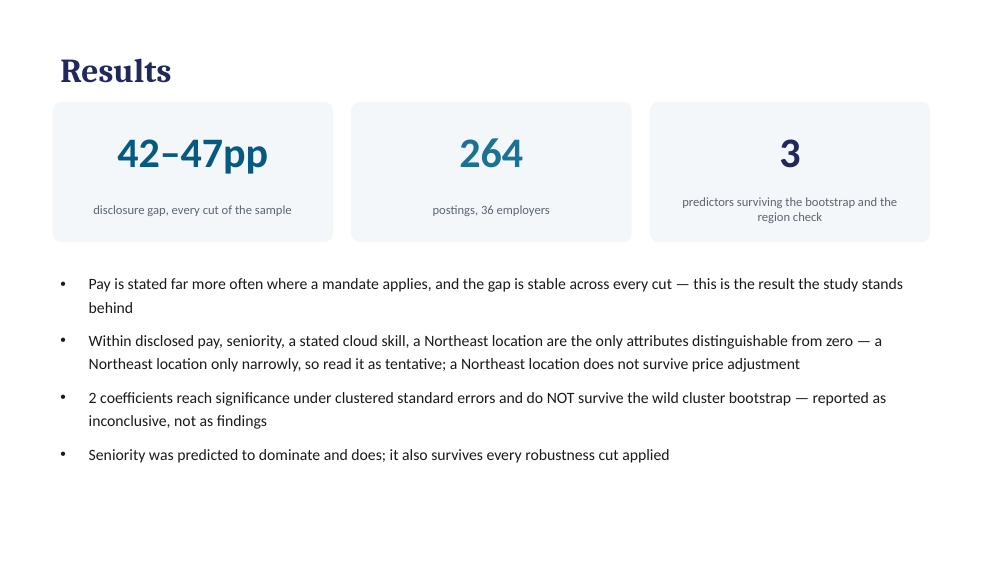
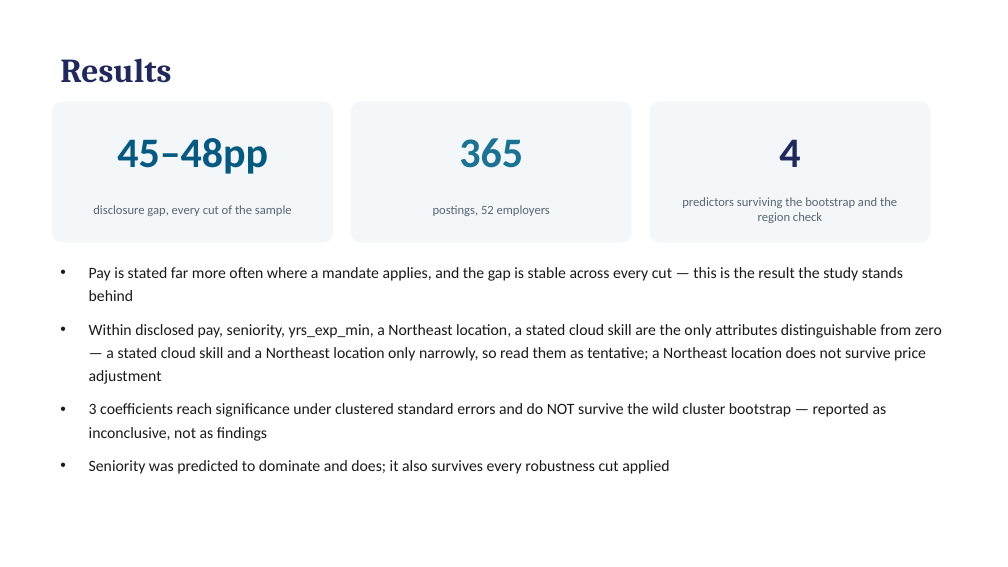
Before and after one commit to hendeal-cyber/Modern-Labor-Market-Data-Submission, a slide deck: slide 6 of paper/presentation.pptx. Drawn at 1008x567 pixels with LibreOffice and Linux fonts; fonts in the diff are those of the drawing. Boxes give left, top, right and bottom in pixels: in the first picture for what was removed or moved away, otherwise in the second. Text is boxed around its words. In the diff, an @@ line names an element or a change of style, - is before the commit and + after.

```diff
--- a/paper/presentation.pptx
+++ b/paper/presentation.pptx
@@ text at [117, 138, 268, 174]: text changed @@
-42–47pp
+45–48pp
@@ text at [459, 138, 523, 168]: text changed @@
-264
+365
@@ text at [779, 139, 800, 167]: text changed @@
-3
+4
@@ text at [433, 205, 550, 216]: text changed @@
-postings, 36 employers
+postings, 52 employers
@@ text at [89, 324, 942, 441]: text changed @@
-• Within disclosed pay, seniority, a stated cloud skill, a Northeast location are the only attributes distinguishable from zero — a Northeast location only narrowly, so read it as tentative; a Northeast location does not survive price adjustment
-• 2 coefficients reach significance under clustered standard errors and do NOT survive the wild cluster bootstrap — reported as inconclusive, not as findings
+• Within disclosed pay, seniority, yrs_exp_min, a Northeast location, a stated cloud skill are the only attributes distinguishable from zero — a stated cloud skill and a Northeast location only narrowly, so read them as tentative; a Northeast location does not survive price adjustment
+• 3 coefficients reach significance under clustered standard errors and do NOT survive the wild cluster bootstrap — reported as inconclusive, not as findings
```
Also in this commit, not shown: 3 other slides changed, 26 other files.
